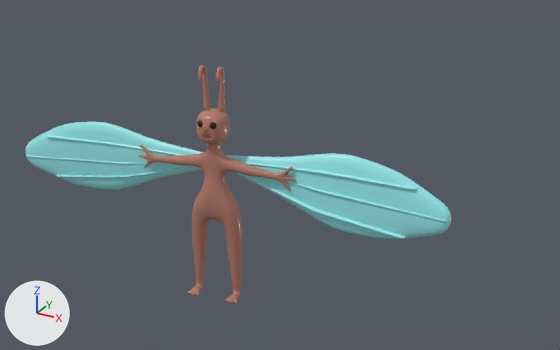
The glTF model sc-26/models/AnnaMarie.glb as it was, and as the next commit left it.
Both versions are drawn from a 50 mm lens placed at (5.39, -7.91, 4.59), pointed at (0.59, 0.82, 0.23). The axes (+X, +Y, +Z) are drawn at lower left. The lights are the same throughout. The picture after the commit comes second. Where no turn or scale is listed for an object, it has been applied to the vertices. Vertices at exactly the same position are counted once.

The first picture shows 'body.001', 'left_wing', 'right_wing'.
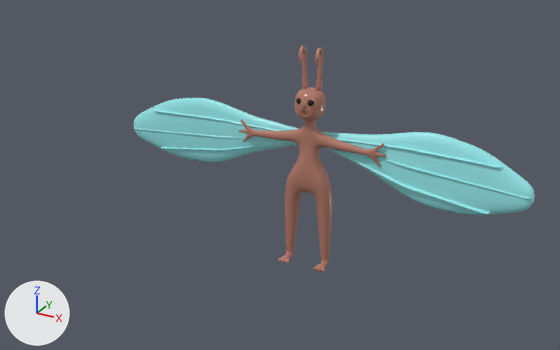
Where the newer file only moved an object's origin or applied its transform, the numbers keep the older frame.

Boxes [x1, y1, x2, y2] around the edits, measured in the pictures (560 x 350 px):
'left_wing', moved, turned
    before: [226, 153, 451, 239]
    after: [322, 132, 535, 215]
'right_wing', moved, turned
    before: [25, 121, 204, 190]
    after: [133, 98, 298, 163]
'body.001', deleted
    before: [139, 65, 296, 303]
    faces in mat_skin_color (brown #b47b6a): [139, 65, 296, 303]
'body', now drawn
    after: [239, 46, 386, 272]
    faces in mat_skin_color (brown #b47b6a): [239, 46, 386, 272]

What the commit changed:
me_right_wing is used by ob_right_wing; location (-0.009, 0.133, -0.081).
me_right_wing had 5448 vertices, 10880 faces and spanned x -3.17..-0.02, y -0.45..0.15, z -0.13..0.94.
me_right_wing now has 5448 vertices, 10880 faces and spans x -2.45..0.73, y 1.21..1.52, z -0.1..0.97.
me_right_wing part 1: the whole mesh is turned -5.4 degrees about the z axis through its middle, then moved by (0.73, 1.51, 0.03).
Mesh me_body_1 is new.
It has 10829 vertices, 21634 faces and spans x -2.7..2.7, y -0.81..0.36, z -3.09..4.51.
Faces by material slot: [14612, 7022].
It uses material mat_skin_color (brown #b47b6a).
It uses material mat_eye_color (black #000000).
Object 'body' (ob_body) now shows me_body_1 instead of nothing.
Object 'body' (ob_body) moves from (-0.009, 0.133, -0.081) to (0.73, 1.496, -0.053).
Object 'body' (ob_body) turns from (0, 0, 8.4) to (0, 0, 3) degrees about x, y and z.
Object 'left_wing' (ob_left_wing) moves from (-0.009, 0.133, -0.081) to (0.73, 1.496, -0.053).
Object 'left_wing' (ob_left_wing) turns from (0, 0, 8.4) to (0, 0, 3) degrees about x, y and z.
Object 'body.001' (ob_body_001) is deleted.
